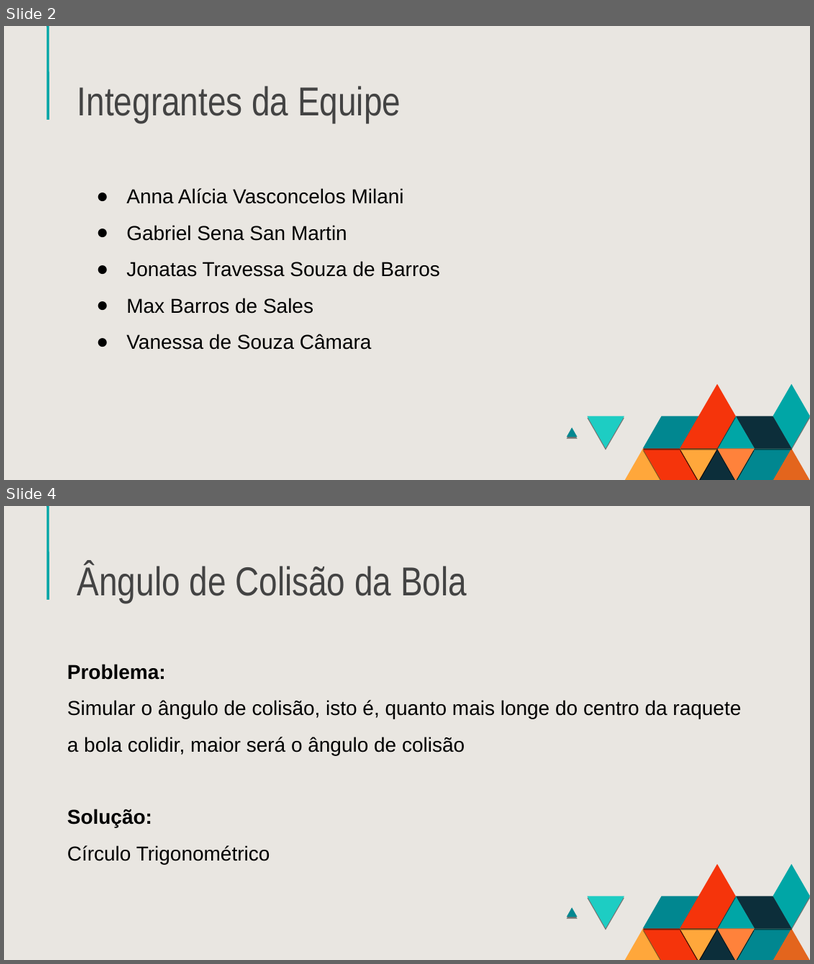
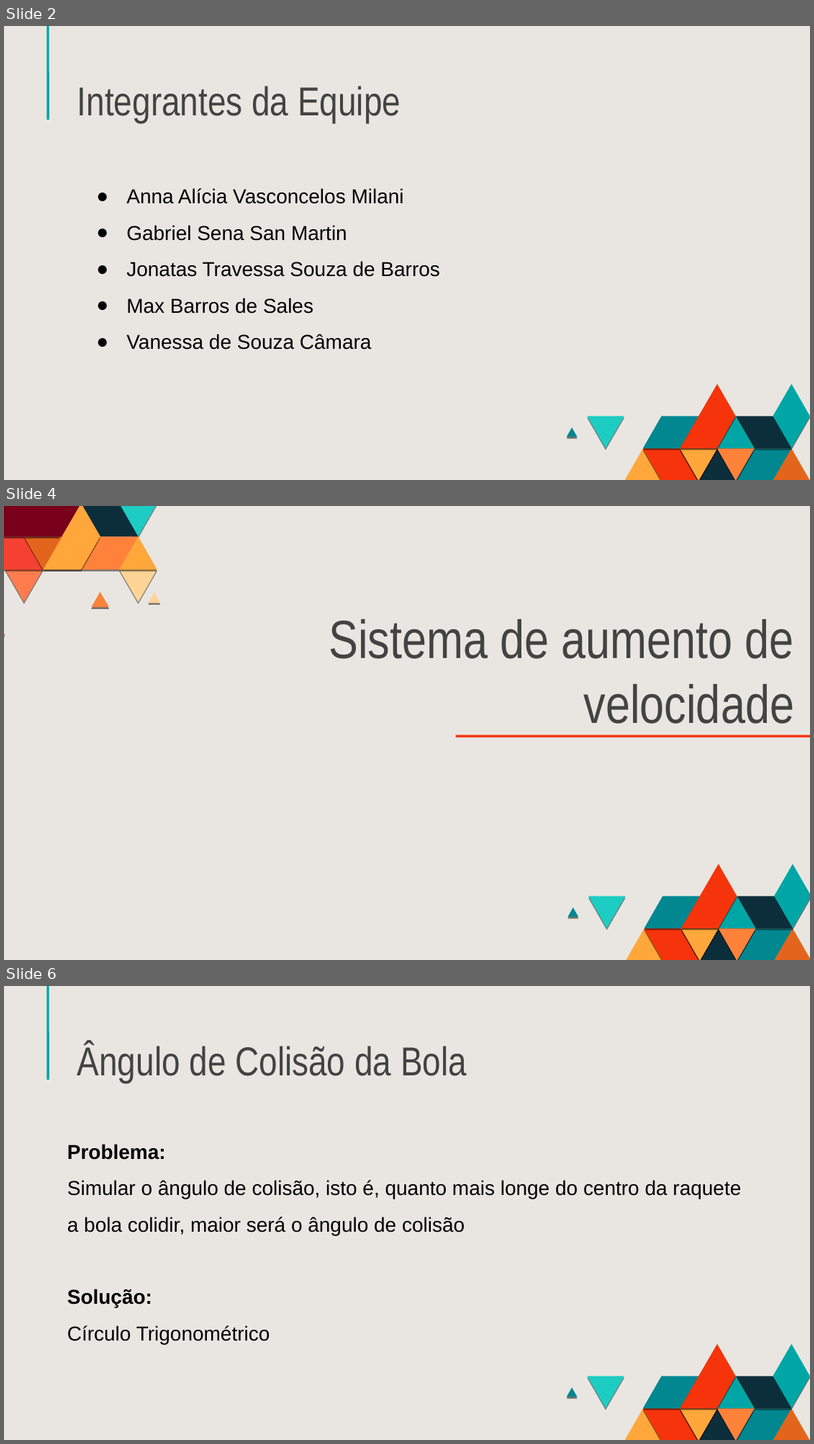
Before and after one commit to gasmartin/breakout-game, a slide deck: BreakoutGame.odp. Shown one above the other, each under a label of ours: slides 2 and 4 before the commit, slides 2, 4 and 6 after it; the slides between them are not shown. The pictures are 814x964 and 814x1444 pixels, drawn with LibreOffice and Linux fonts; fonts in the diff are those of the drawing. Boxes give left, top, right and bottom in pixels: in the first picture for what was removed or moved away, otherwise in the second. Text is boxed around its words. In the diff, an @@ line names an element or a change of style, - is before the commit and + after.

```diff
--- a/BreakoutGame.odp
+++ b/BreakoutGame.odp
@@ slide 4 added at [4, 506, 810, 960], background #E9E6E1 @@
@@ group added at [4, 506, 160, 635]: 18 freeform shapes @@
@@ title added at [329, 619, 795, 723], 48 pt, text #434343 @@
+Sistema de aumento de velocidade
@@ line added from (455, 736) to (810, 736), #F5340B 2.24 pt @@
@@ group added at [568, 863, 810, 960]: 18 freeform shapes @@
@@ what was slide 4 is now slide 6 @@
```
Also in this commit, not shown: 3 slides changed, 5 other slides added.
